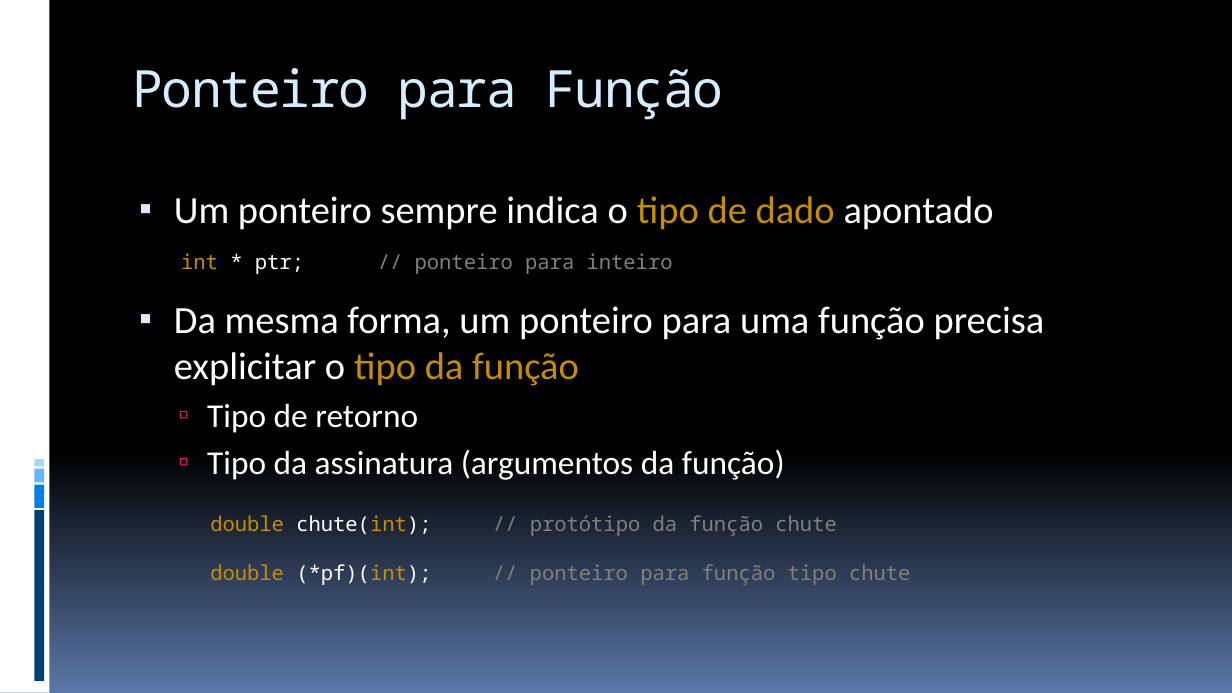
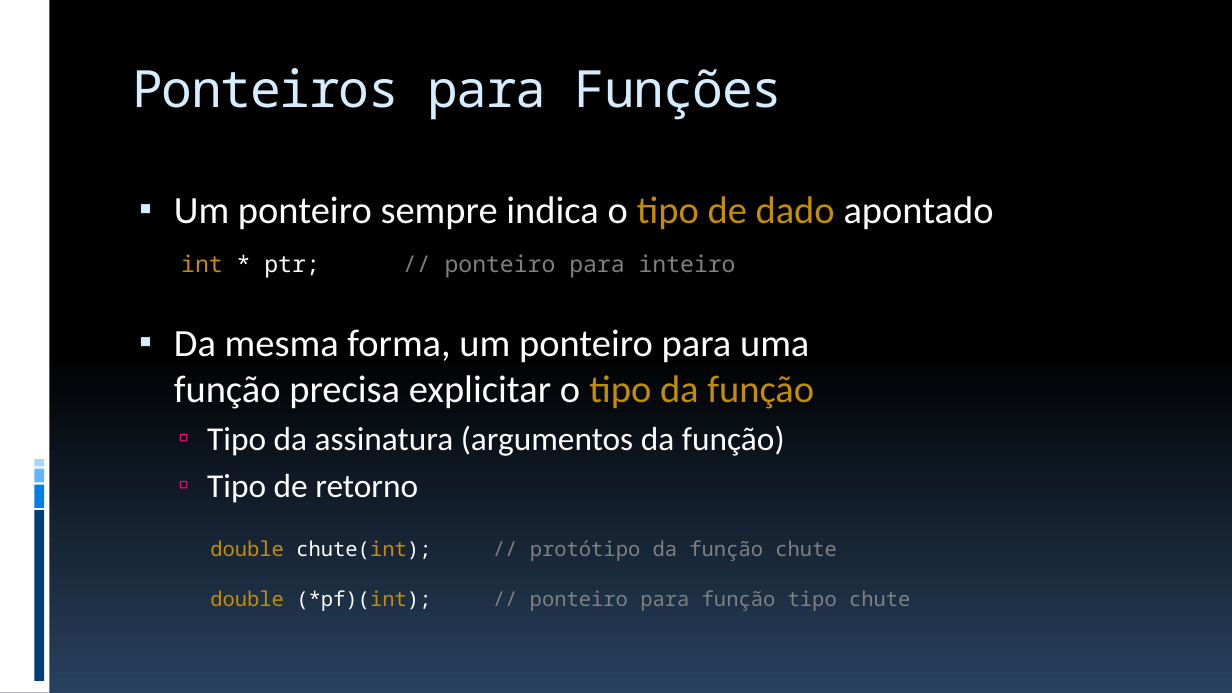
Before and after one commit to JudsonSS/ProgComp, a slide deck: slide 13 of Slides/27. Funções Inline e Ponteiros para Funções.pptx. Drawn at 1232x693 pixels with LibreOffice and Linux fonts; fonts in the diff are those of the drawing. Boxes give left, top, right and bottom in pixels: in the first picture for what was removed or moved away, otherwise in the second. Text is boxed around its words. In the diff, an @@ line names an element or a change of style, - is before the commit and + after.

```diff
--- a/Slides/27. Funções Inline e Ponteiros para Funções.pptx
+++ b/Slides/27. Funções Inline e Ponteiros para Funções.pptx
@@ background gradient #000000 to #5B77A8 to gradient #000000 to #28415E @@
@@ title at (132,68,783,120): text changed @@
-Ponteiro para Função
+Ponteiros para Funções
@@ text "int * ptr; // ponteiro ..." at (181,254,736,278): size 16 to 18 pt @@
@@ text at (207,426,785,456): paragraph added @@
+  ▫ Tipo da assinatura (argumentos da função)
@@ text at (207,450,785,480): paragraph removed @@
-  ▫ Tipo da assinatura (argumentos da função)
@@ text "double chute(int); // protótipo da ...": place and size @@
-text "double chute(int); // protótipo da ..." at (210,515,910,585)
+text "double chute(int); // protótipo da ..." at (210,540,910,611)
```
Also in this commit, not shown: 26 other slides changed, 3 other files.
